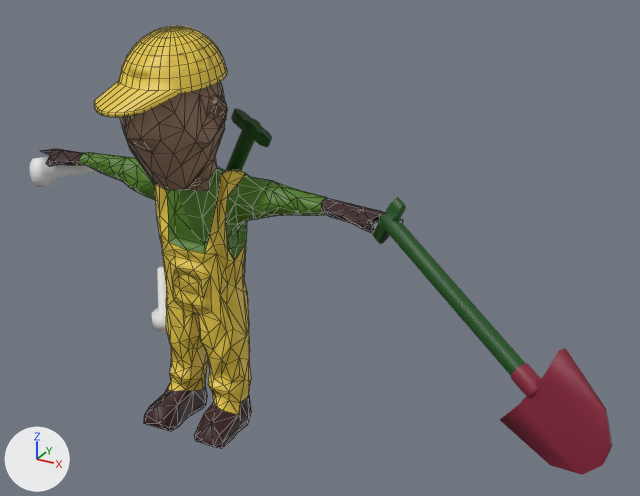
Two versions of the FBX model Assets/Robgrave/Meshes/characters/robgrave_01.fbx, one commit apart.
Before and after are seen from a 50 mm lens placed at (4.1, -5.29, 4.62), pointed at (1.11, 0.14, 1.91). Arrows for +X, +Y and +Z are at lower left; the lights stay in place. Mesh edges are drawn as thin lines on the coarser meshes. Where no turn or scale is listed for an object, it has been applied to the vertices. Vertices at the same position are counted once.

In view in the first picture: 'Cap', 'ShovelAtBack', 'ShovelInHand', 'flashlight_athip', 'flashlight_inhand', 'robgrave_sculp_lp'.
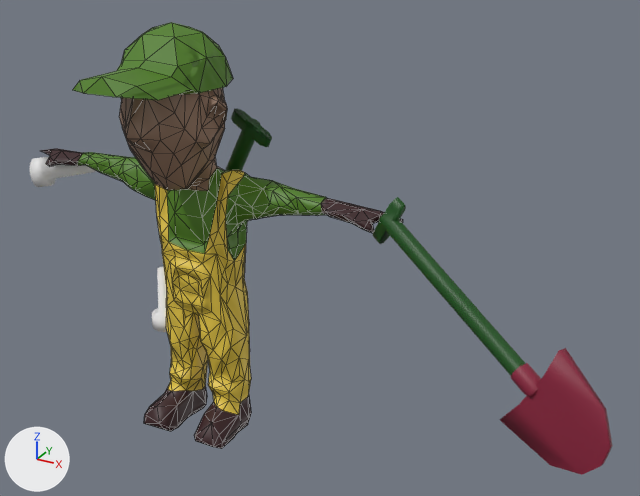
Pixel boxes (x1, y1, x2, y2) of what changed, in the pictures (640 x 496 px):
```json
{"object": "robgrave_sculp_lp", "change": "reshaped", "before": [40, 81, 403, 449], "after": [40, 22, 403, 449]}
{"object": "Cap", "change": "deleted", "before": [94, 26, 227, 117]}
{"part": 1, "of": "me_sphere_005", "change": "added", "after": [73, 22, 233, 100], "on screen": "green"}
```

The change, as JSON lines over the scene's bpy script:
```json
{"block": "me_sphere_005", "where": "# used by ob_robgrave_sculp_lp; location = (-0.006, -0.484, 2.889)"}
{"op": "remove", "block": "me_sphere_005", "code": "me_sphere_005.from_pydata(...)  # 606 vertices, 1191 faces; spans x -1.75..1.75, y -0.13..0.9, z -2.87..0.53"}
{"op": "add", "block": "me_sphere_005", "code": "me_sphere_005.from_pydata(...)  # 646 vertices, 1245 faces; spans x -1.75..1.75, y -0.44..0.9, z -2.87..0.65"}
{"block": "me_sphere_005", "change": "me_sphere_005 part 1: a new loose piece of 40 vertices spanning x -0.44..0.42, y -0.44..0.84, z 0.22..0.65, in mat_shirt"}
{"op": "remove", "block": "ob_cap", "code": ["ob_cap = bpy.data.objects.new('Cap', me_sphere_006)", "ob_cap.location = (0.0, -0.137, 3.318)"]}
```
